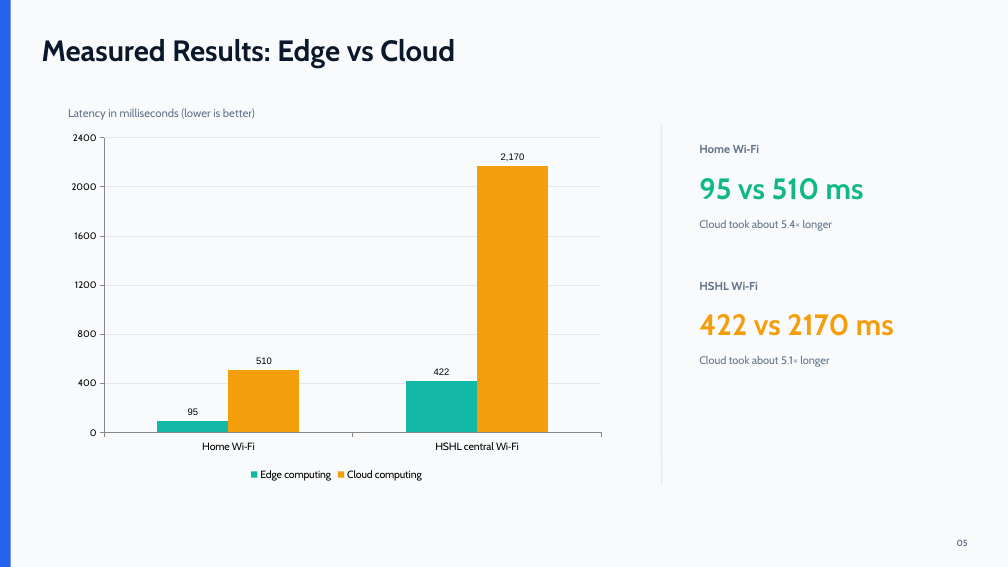
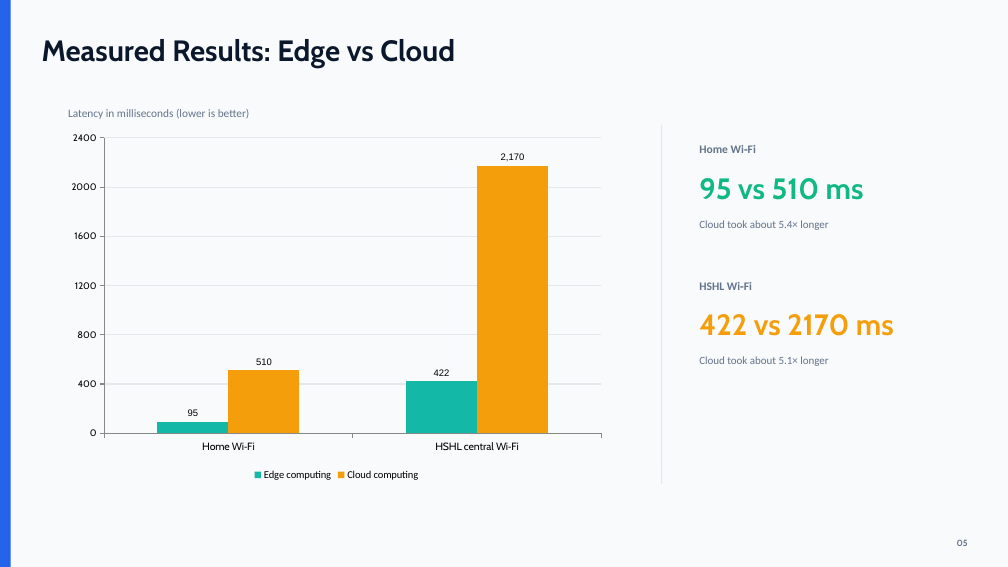
Before and after one commit to sohan2961/SS2026_ICS_Team_A5, a slide deck: slide 9 of Presentation/Edge_Computing_in_Industrial_Communication.pptx (slide 8 before the commit). Drawn at 1008x567 pixels with LibreOffice and Linux fonts; fonts in the diff are those of the drawing. Boxes give left, top, right and bottom in pixels: in the first picture for what was removed or moved away, otherwise in the second. Text is boxed around its words. In the diff, an @@ line names an element or a change of style, - is before the commit and + after.

```diff
--- a/Presentation/Edge_Computing_in_Industrial_Communication.pptx
+++ b/Presentation/Edge_Computing_in_Industrial_Communication.pptx
@@ column chart at [60,125,613,484] @@
@@ lettering changed @@
@@ font Cabin to Calibri in 5 elements at [68,109,250,119], [699,145,756,153], [699,220,828,230], [699,282,752,290], [699,356,828,366] @@
```
Also in this commit, not shown: 11 other slides changed, 3 slides added, 1 slide removed, 2 other files.
